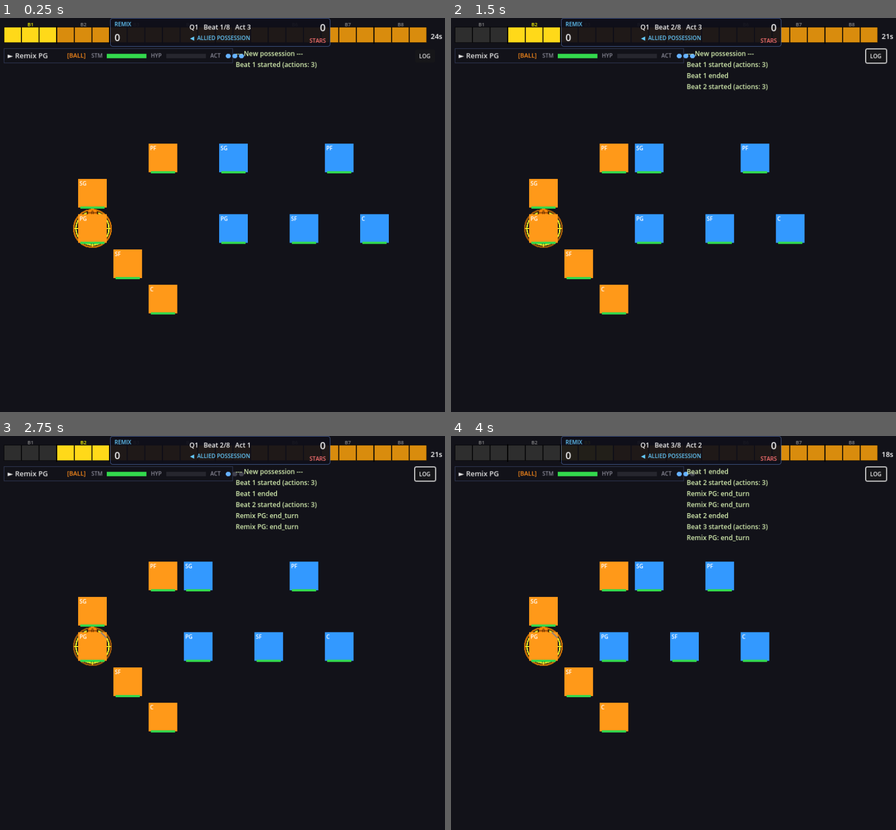
Above: before the commit, frames 1-4 (two rows, left to right).
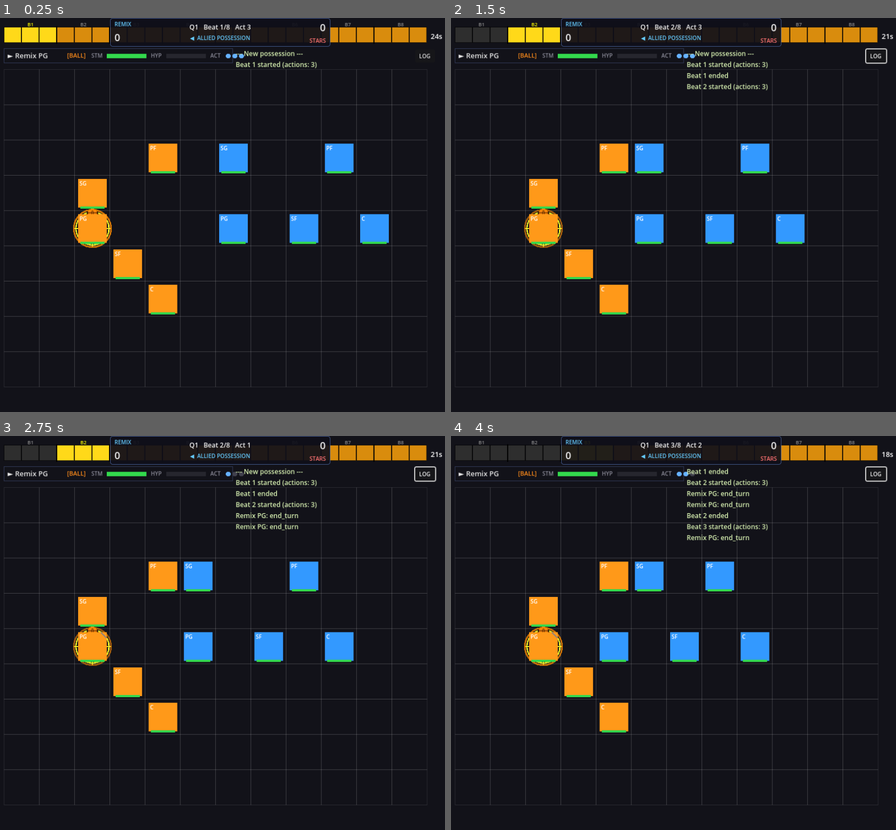
Above: after the commit, the same moments.

Repository: kjeveryday/ballhalla-crossover-tactics
Game: Godot game, scene res://scenes/battle/BattleDemo.tscn
The game is run twice, just before and just after one commit, with the same random seed, the same clock (stepped at 60 frames per second) and the same inputs.
Inputs (mouse positions are in pixels of both pictures, inside the frame that each line leads up to):
- Up to frame 1 (0.25 s): no input
- Up to frame 2 (1.5 s): click "LOG" at 0.5 s; tap Enter at 1.25 s; move the mouse to (771, 195) at 1.27 s; hold D from 1.28 s (still down); hold Shift from 1.28 s (still down); click (771, 195) at 1.42 s
- Up to frame 3 (2.75 s): tap Space at 1.52, 2 s; release D at 2 s; release Shift at 2 s; drag from (129, 652) to (195, 711) at 2.02 s
- Up to frame 4 (4 s): tap Enter at 2.75 s; move the mouse to (718, 546) at 2.77 s; hold D 2.78-3.5 s; tap Ctrl at 2.85 s; click (718, 546) at 2.92 s; tap Space at 3.5 s; drag from (646, 711) to (535, 573) at 3.52 s

The runs differ from the first frame. In frame 1, 2.1% of the frame differs, in the area x 0-97%, y 13-94%; in frame 2, 2.1%; in frame 3, 2.1%; in frame 4, 2.1%.

Commit message:
feat: always-on grid + click-to-move targeting UX
CourtGrid.gd: persistent cell borders drawn at the base of the court layer so the grid is always visible.

BattleDemo: selecting a baller now immediately shows the interactive move range (CELLS mode) rather than clearing the overlay. Hovering any reachable cell shows the BFS path preview; clicking commits the move — no action menu detour required for basic moves.

Supporting changes:
- action_unhovered restores move range (not just clear_preview) when BALLER_SELECTED
- Move hover in action menu is a no-op when range is already showing
- "clicked away" deselect delegated to TargetOverlay cancelled signal
- test_path_preview.gd: PackedScene → GDScript type on _TargetOverlayScene

Co-Authored-By: Claude Sonnet 4.6 <noreply@anthropic.com>

Diff:
--- a/scenes/battle/BattleDemo.gd
+++ b/scenes/battle/BattleDemo.gd
@@ -106,6 +106,12 @@
 	_court.position = COURT_OFFSET
 	add_child(_court)
 
+	# Permanent grid lines — always visible cell borders
+	var court_grid := Node2D.new()
+	court_grid.name = "CourtGrid"
+	court_grid.set_script(load("res://scenes/battle/CourtGrid.gd"))
+	_court.add_child(court_grid)
+
 	# Zone overlay (press D to cycle debug mode)
 	_zone_overlay = load("res://debug/GridOverlay.tscn").instantiate()
 	_zone_overlay.visible = false
@@ -342,7 +348,11 @@
 	_action_menu.action_chosen.connect(_on_action_chosen)
 	_action_menu.submenu_action_chosen.connect(_on_submenu_action_chosen)
 	_action_menu.action_hovered.connect(_on_action_hovered)
-	_action_menu.action_unhovered.connect(func(): _target_overlay.clear_preview())
+	_action_menu.action_unhovered.connect(func():
+		if _ui_state == UIState.BALLER_SELECTED:
+			_target_overlay.show_move_range(_selected_baller())
+		else:
+			_target_overlay.clear_preview())
 
 	# Enemy info panel signals
 	_enemy_info_panel.closed.connect(func(): pass)  # panel self-hides; no state change needed
@@ -368,9 +378,9 @@
 			_action_menu.hide_menu()
 			_target_overlay.clear()
 		UIState.BALLER_SELECTED:
-			_target_overlay.clear()
 			_enemy_info_panel.hide_panel()
 			var sel := _selected_baller()
+			_target_overlay.show_move_range(sel)
 			var screen_pos: Vector2 = _court.position + sel.position
 			_action_menu.show_for_baller(sel, screen_pos, _undo_available)
 		UIState.TARGET_MOVE:
@@ -600,7 +610,7 @@
 # ─────────────────────────────────────────────
 
 func _on_target_cell_clicked(col: int, row: int) -> void:
-	if _ui_state == UIState.TARGET_MOVE:
+	if _ui_state == UIState.TARGET_MOVE or _ui_state == UIState.BALLER_SELECTED:
 		_capture_undo_snapshot(_selected_baller())
 		AbilitySystem.initiate_move(_selected_baller(), Vector2i(col, row))
 		_refresh_status()
@@ -632,7 +642,7 @@
 	var sel := _selected_baller()
 	match action_id:
 		"move":
-			_target_overlay.preview_move_range(sel)
+			pass  # Move range already showing interactively in BALLER_SELECTED — no-op
 		"cut":
 			_target_overlay.preview_cut_range(sel)
 		"pass":
@@ -747,9 +757,8 @@
 						_action_menu.hide_menu()
 					get_viewport().set_input_as_handled()
 					return
-			# Clicked away from any baller → close menu
-			if _ui_state == UIState.BALLER_SELECTED:
-				_set_ui_state(UIState.IDLE)
+			# Clicks on non-baller/non-enemy court cells are handled by TargetOverlay
+			# (in BALLER_SELECTED, cancelled signal fires → _on_target_cancelled → IDLE)
 		return
 
 	if not event is InputEventKey or not event.pressed:
--- /dev/null
+++ b/scenes/battle/CourtGrid.gd
@@ -0,0 +1,13 @@
+extends Node2D
+# CourtGrid — always-visible cell borders so the grid is readable at all times.
+# Drawn before ballers/overlays so it sits at the bottom of the court layer stack.
+
+func _draw() -> void:
+	var cs: float = GridManager.CELL_SIZE
+	var border := Color(1.0, 1.0, 1.0, 0.10)
+	for c in range(GridManager.GRID_COLS):
+		for r in range(GridManager.GRID_ROWS):
+			var world := GridManager.grid_to_world(c, r)
+			draw_rect(
+				Rect2(world.x - cs * 0.5, world.y - cs * 0.5, cs, cs),
+				border, false, 1.0)
--- a/tests/test_path_preview.gd
+++ b/tests/test_path_preview.gd
@@ -53,7 +53,7 @@
 # ── Setup ─────────────────────────────────────────────────────────────────────
 
 var _overlay: Node = null  # TargetOverlay instance
-var _TargetOverlayScene: PackedScene = preload("res://scenes/battle/TargetOverlay.gd")
+var _TargetOverlayScene: GDScript = preload("res://scenes/battle/TargetOverlay.gd")
 
 func _ready() -> void:
 	print("=== test_path_preview: Path Preview Mechanic ===")
